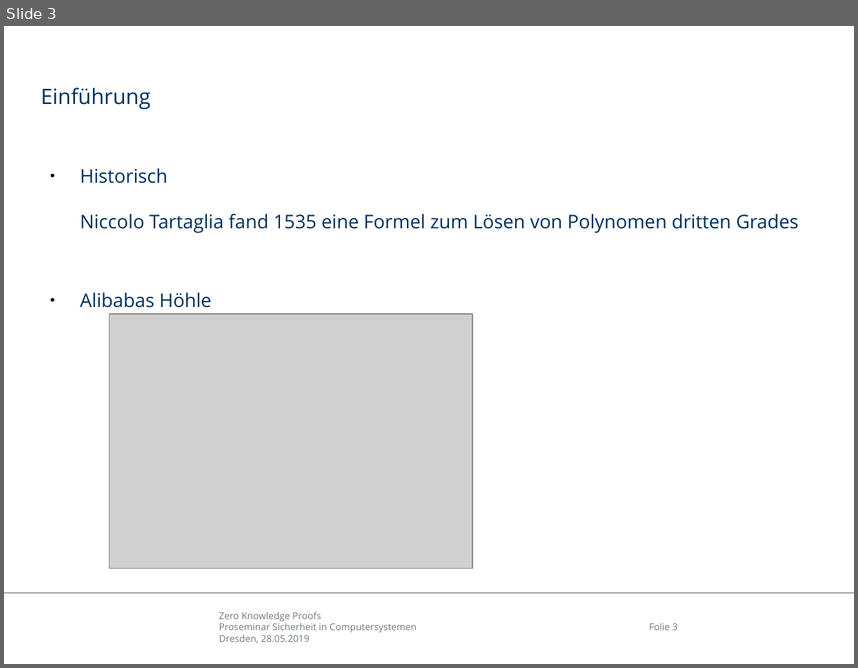
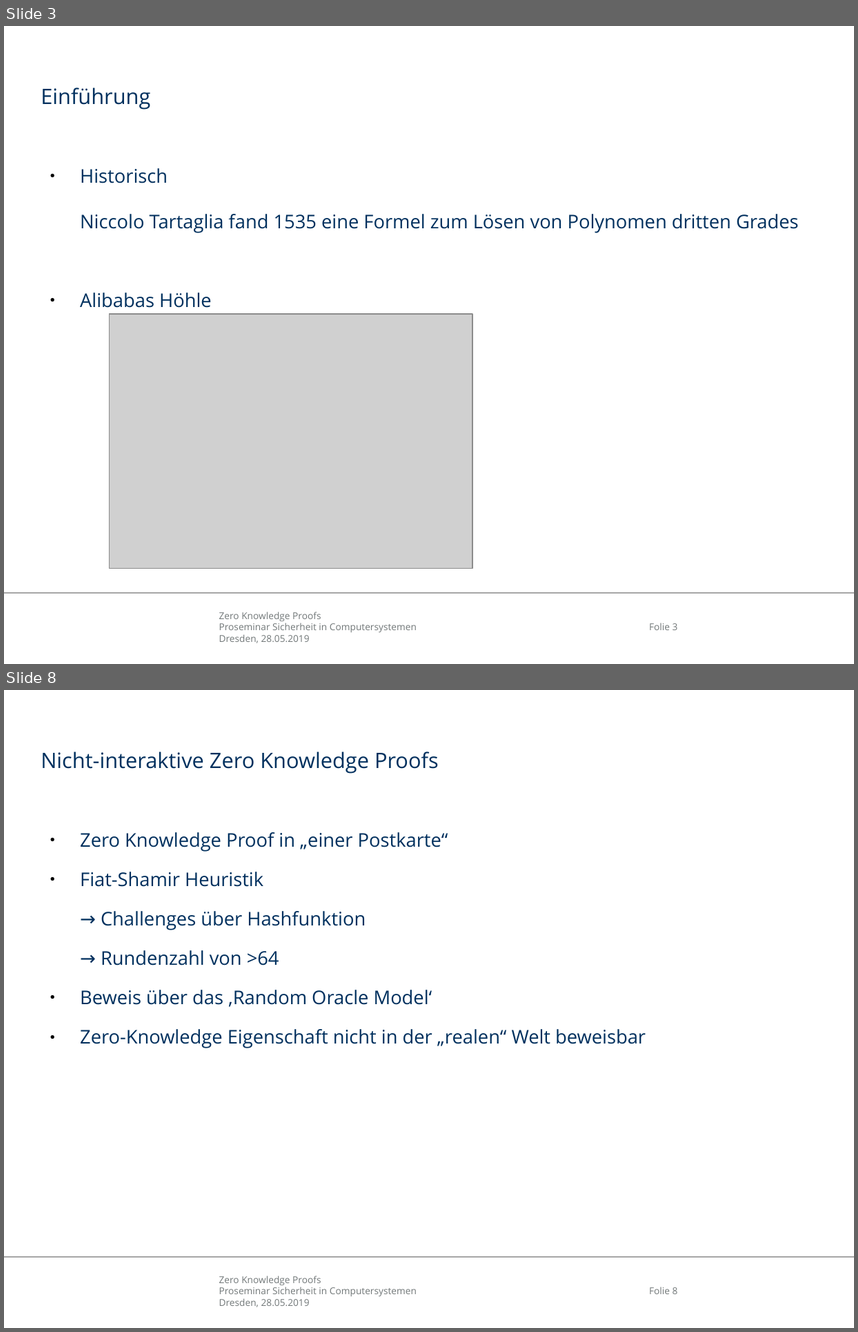
Before and after one commit to mostermann96/Presentations, a slide deck: ZKP.odp. Shown one above the other, each under a label of ours: slide 3 before the commit, slides 3 and 8 after it; the slides between them are not shown. The pictures are 858x668 and 858x1332 pixels, drawn with LibreOffice and Linux fonts; fonts in the diff are those of the drawing; grey boxes stand for pictures; background and template pictures are left out. Boxes give left, top, right and bottom in pixels: in the first picture for what was removed or moved away, otherwise in the second. Text is boxed around its words. In the diff, an @@ line names an element or a change of style, - is before the commit and + after.

```diff
--- a/ZKP.odp
+++ b/ZKP.odp
@@ slide 8 added at box(4, 690, 854, 1328), background #FFFFFF; not listed: 3 template elements that a slide beside it also shows @@
@@ title added at box(41, 751, 439, 773), 18 pt, text #00305E @@
+Nicht-interaktive Zero Knowledge Proofs
@@ text added at box(80, 832, 646, 1048), 16 pt, text #00305E @@
+● Zero Knowledge Proof in „einer Postkarte“
+● Fiat-Shamir Heuristik
+→ Challenges über Hashfunktion
+→ Rundenzahl von >64
+● Beweis über das ‚Random Oracle Model‘
+● Zero-Knowledge Eigenschaft nicht in der „realen“ Welt beweisbar
```
Also in this commit, not shown: 1 slide changed, 5 other slides added, 1 slide removed, 1 other file.
